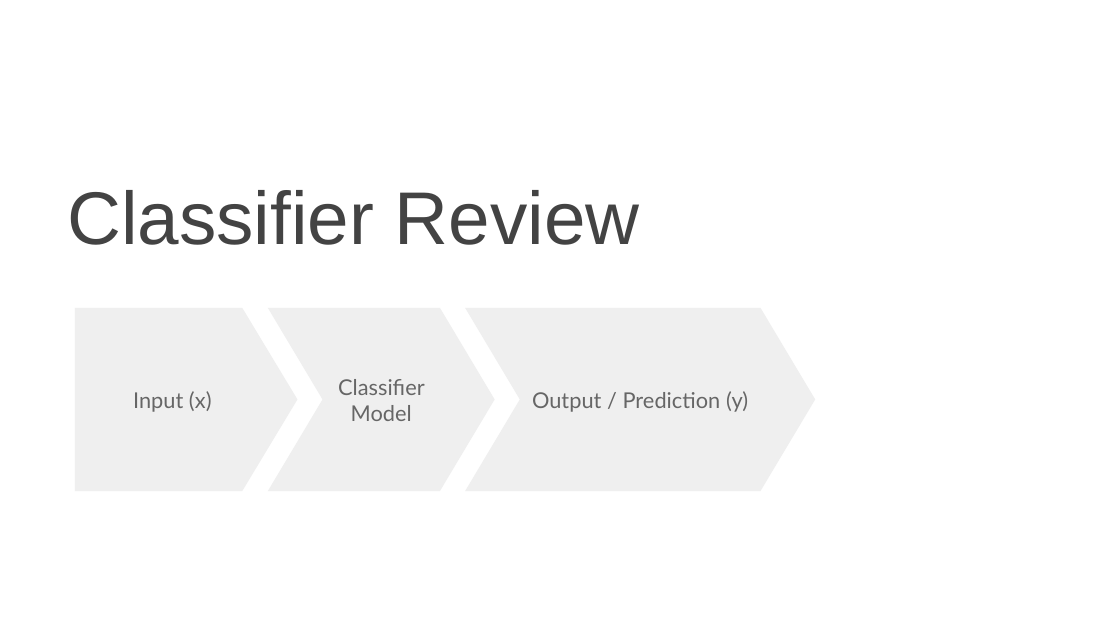
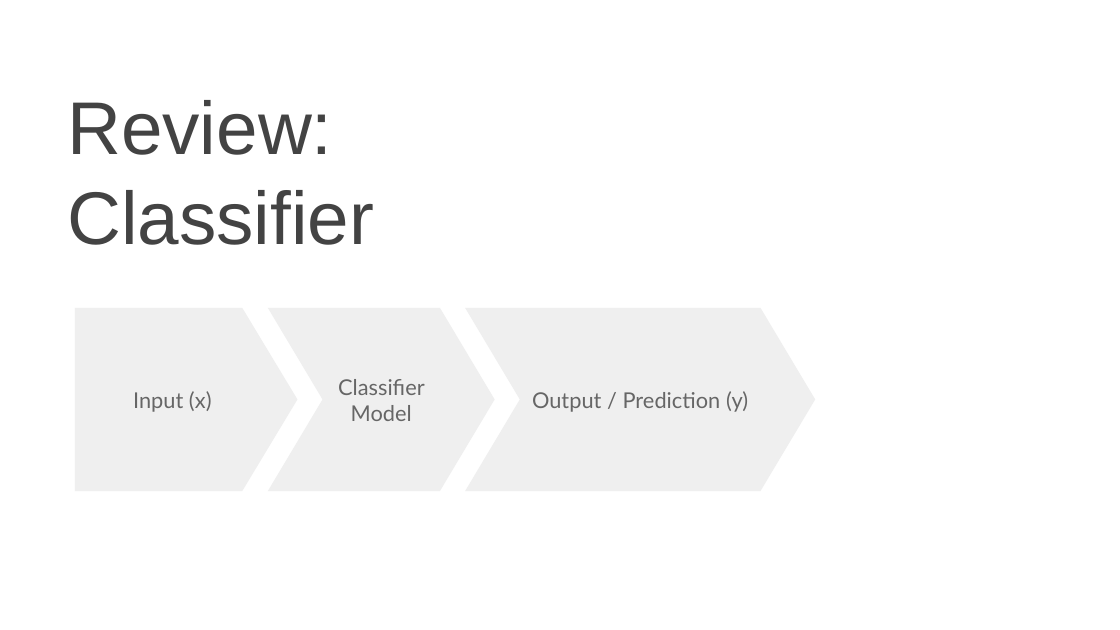
Before and after one commit to Errrneist/Multi-Layer_Perception, a slide deck: slide 3 of Chapter 2/Chapter2-L1-Neural_Network.pptx. Drawn at 1120x630 pixels with LibreOffice and Linux fonts; fonts in the diff are those of the drawing; background and template pictures are left out. Boxes give left, top, right and bottom in pixels: in the first picture for what was removed or moved away, otherwise in the second. Text is boxed around its words. In the diff, an @@ line names an element or a change of style, - is before the commit and + after.

```diff
--- a/Chapter 2/Chapter2-L1-Neural_Network.pptx
+++ b/Chapter 2/Chapter2-L1-Neural_Network.pptx
@@ title at [67, 100, 374, 245]: text changed @@
-Classifier Review
+Review:
+Classifier
```
Also in this commit, not shown: 7 other slides changed, 27 slides removed, 3 other files.
